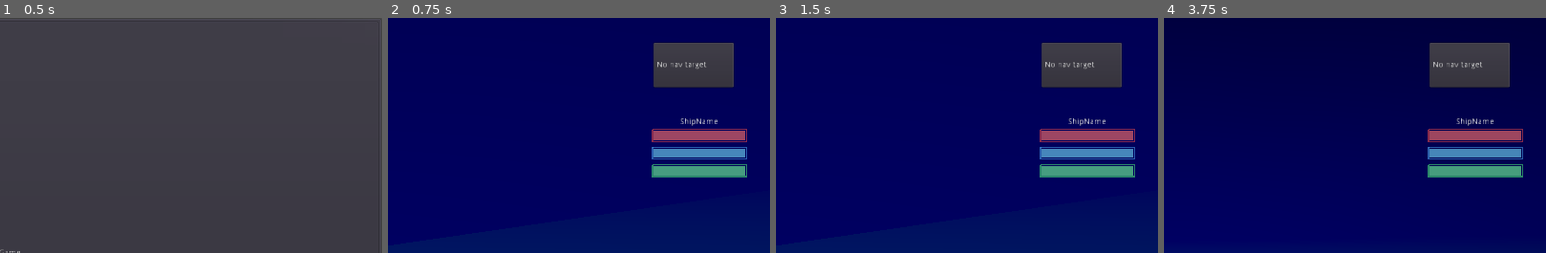
Above: before the commit, frames 1-4 (left to right).
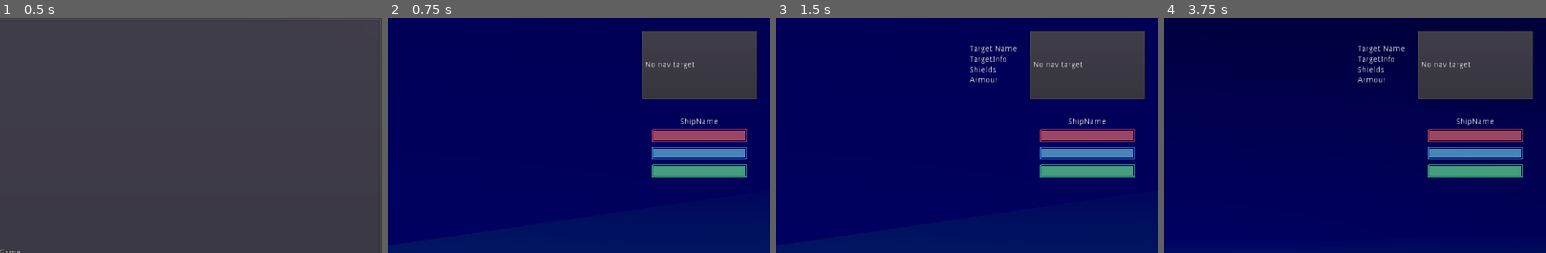
Above: after the commit, the same moments.

Repository: wraitii/WindRider
Game: Godot game, scene res://source/gui/MainMenu.tscn
The game is run twice, just before and just after one commit, with the same random seed, the same clock (stepped at 60 frames per second) and the same inputs.
Inputs:
- Up to frame 1 (0.5 s): no input
- Up to frame 2 (0.75 s): click "Start Game" at 0.5 s
- Up to frame 3 (1.5 s): tap Enter (ship_dock) at 1.25 s; hold Right (ship_rotate_right) from 1.28 s (still down); tap Tab (ship_next_target, bound only after the commit) at 1.35 s
- Up to frame 4 (3.75 s): tap Escape (ship_reset_systems) at 2, 2.75, 3.5 s; release Right (ship_rotate_right) at 2.03 s; hold Down (ship_reverse) 2.03-2.78 s; tap Enter (ship_dock) at 2.1 s; tap Tab (ship_next_target, bound only after the commit) at 2.3, 3.05 s; hold Right (ship_rotate_right) 2.78-3.53 s; tap Space (ship_fire) at 2.85 s; hold Up (ship_thrust) from 3.53 s (still down); tap C (switch_camera) at 3.6 s
The pictures show only the part of the screen within x 50-100%, y 0-50%; the shares and areas given below are measured in that part.

Frame 1 is identical in both runs. In frame 2, 5.1% of the frame differs, in the area x 66-97%, y 5-35%; in frame 3, 5.6%, in the area x 50-97%, y 5-35%; in frame 4, 5.4%.
Error in both runs: Unable to iterate on object of type 'Nil'. (res://source/game/Galaxy.gd:10)

Commit message:
Targeting systems (barebones but working)

Diff:
--- a/project.godot
+++ b/project.godot
@@ -96,6 +96,11 @@
 "events": [ Object(InputEventKey,"resource_local_to_scene":false,"resource_name":"","device":0,"alt":false,"shift":true,"control":false,"meta":false,"command":false,"pressed":false,"scancode":16777233,"unicode":0,"echo":false,"script":null)
  ]
 }
+ship_next_target={
+"deadzone": 0.5,
+"events": [ Object(InputEventKey,"resource_local_to_scene":false,"resource_name":"","device":0,"alt":false,"shift":false,"control":false,"meta":false,"command":false,"pressed":false,"scancode":16777218,"unicode":0,"echo":false,"script":null)
+ ]
+}
 
 [layer_names]
 
--- a/source/Core.gd
+++ b/source/Core.gd
@@ -30,11 +30,11 @@
 	NodeHelpers.queue_delete(get_node('/root/MainMenu'))
 
 	gameState.player = Player.instance()
-	gameState.playerShip = Ship.instance()
-	gameState.playerShip.init('Cycles')
-	gameState.playerShipID = gameState.playerShip.ID
+	var playerShip = Ship.instance()
+	playerShip = Ship.instance()
+	playerShip.init('Cycles')
+	gameState.player.ship = playerShip
 
-	gameState.player.setCurrentShip(gameState.playerShip)
 	get_node('/root').add_child(gameState.player)
 
 	gameState.playerShip.teleport('Sol', Vector2(20, 0))
--- a/source/game/GameStatus.gd
+++ b/source/game/GameStatus.gd
@@ -2,8 +2,21 @@
 
 var player = null;
 
-var playerShip = null
-var playerShipID = null
+var playerShip = null setget set_player_ship, get_player_ship;
+var playerShipID = null setget set_player_ship_id, get_player_ship_id;
+
+func set_player_ship(ship):
+	playerShip = ship;
+	playerShipID = ship.ID
+
+func get_player_ship(): return playerShip;
+
+func set_player_ship_id(ID):
+	playerShip = Core.outsideWorldSim.ship(ID);
+
+	playerShipID = ID
+
+func get_player_ship_id(): return playerShipID;
 
 # used to know which system to instance
 var currentSystem = null;
--- a/source/game/Player.gd
+++ b/source/game/Player.gd
@@ -1,6 +1,8 @@
 extends Node
 
-var ship setget setCurrentShip, get_current_ship
+var ship setget set_current_ship, get_current_ship
+
+signal player_ship_changed(ship)
 
 func _process(delta):
 	if Input.is_action_just_released('switch_camera'):
@@ -12,6 +14,9 @@
 	if Input.is_action_just_released('ship_reset_systems'):
 		ship.dockingProcedure = null;
 		ship.navSystem.reset()
+
+	if Input.is_action_just_released('ship_next_target'):
+		ship.targetingSystem.pick_new_target()
 
 	if Input.is_action_just_pressed('ship_fire'):
 		ship.start_firing();
@@ -37,9 +42,12 @@
 		ret.push_back([ship, c])
 	return ret;
 
-func setCurrentShip(s):
+func set_current_ship(s):
 	ship = s;
+	Core.gameState.playerShip = s;
+	emit_signal('player_ship_changed', ship)
 	ship.connect('got_chat', self, 'on_chat')
+	ship.targetingSystem.connect('lost_target', self, 'on_lost_target')
 
 func get_current_ship():
 	return ship;
@@ -51,6 +59,9 @@
 	chat.text += chatData.message + '\n'
 	pass
 
-func on_jump(from, to):
-	Core.gameState.jumpingFrom = from;
-	Core.jump()
+func on_lost_target(target):
+	var chat = Core.gameState.currentScene.get_node('Chat')
+	if len(chat.text) >= 100:
+		chat.text = ""
+	chat.text += 'Target lost.' + '\n'
+	pass
--- a/source/game/Ship.gd
+++ b/source/game/Ship.gd
@@ -8,12 +8,15 @@
 const Graphics = preload('res://source/graphics/Ship.tscn')
 
 var ID;
-export (String) var shipDataName;
 
 var dockingProcedure = null
+
+var data;
 
 # subsystems shorthand
 var navSystem;
+var weaponsSystem;
+var targetingSystem;
 var shipStats;
 
 ## Ship caracteristics
@@ -29,14 +32,19 @@
 	add_to_group('Ships', true)
 	pass
 
-func init(name):
+func _exit_tree():
+	print(get_signal_connection_list('tree_exiting'));
+
+func init(shipType):
 	Core.outsideWorldSim.assign_id(self);
 	navSystem = get_node('NavSystem');
+	weaponsSystem = get_node('WeaponsSystem');
+	targetingSystem = get_node('TargetingSystem');
 	shipStats = get_node('ShipStats')
 
-	shipDataName = name
-	var data = Core.shipsData.get(name)
+	data = Core.shipsData.get(shipType)
 	shipStats.init(data)
+	targetingSystem.init(null, self);
 
 	shields = stat('max_shields')
 	armour = stat('max_armour')
--- a/source/game/Ship.tscn
+++ b/source/game/Ship.tscn
@@ -1,9 +1,10 @@
-[gd_scene load_steps=6 format=2]
+[gd_scene load_steps=7 format=2]
 
 [ext_resource path="res://source/game/Ship.gd" type="Script" id=1]
 [ext_resource path="res://source/graphics/Ship.tscn" type="PackedScene" id=2]
 [ext_resource path="res://source/game/NavSystem.gd" type="Script" id=3]
 [ext_resource path="res://source/game/ShipStats.gd" type="Script" id=4]
+[ext_resource path="res://source/game/TargetingSystem.gd" type="Script" id=5]
 
 [sub_resource type="SphereShape" id=1]
 
@@ -25,3 +26,6 @@
 script = ExtResource( 4 )
 
 [node name="WeaponsSystem" type="Node" parent="."]
+
+[node name="TargetingSystem" type="Node" parent="."]
+script = ExtResource( 5 )
--- /dev/null
+++ b/source/game/TargetingSystem.gd
@@ -0,0 +1,63 @@
+extends Node
+
+### Targeting System
+## Targets ships
+
+var ownerShip = null;
+var ownerComponent = null;
+
+#### GUI signals
+signal target(ID)
+signal untarget(ID)
+
+## Player / AI signal
+signal lost_target(ID)
+
+# ship ID >> data
+var targets = {};
+
+class TargetingData:
+	var targetID;
+
+	func _init(t):
+		targetID = t;
+
+func init(c, s):
+	ownerShip = s;
+	ownerComponent = c;
+
+func pick_new_target():
+	## Should this be done using outsideworldMgr?
+	var ships = get_tree().get_nodes_in_group('Ships')
+
+	for ship in ships:
+		if ship == ownerShip:
+			continue
+		if ship.ID in targets:
+			continue
+		target(ship.ID)
+
+func target(shipID):
+	if targets.size() > 0:
+		clear_targets()
+	_add_target(shipID)
+
+func clear_targets():
+	for targetID in targets.keys():
+		emit_signal('untarget', targetID)
+	targets = {}
+
+func _add_target(shipID):
+	targets[shipID] = TargetingData.new(shipID)
+	var ship = Core.outsideWorldSim.ship(shipID)
+	print(shipID)
+	print(ship)
+	print(self)
+	ship.connect('tree_exiting', self, '_target_gone', [ship])
+	emit_signal('target', shipID)
+
+func _target_gone(node):
+	if node.ID in targets:
+		emit_signal('lost_target', node.ID)
+		targets.erase(node.ID)
+		emit_signal('untarget', node.ID)
--- /dev/null
+++ b/source/game/gui/Target.gd
@@ -0,0 +1,16 @@
+extends CenterContainer
+
+# actual node
+var target;
+
+func init(t):
+	target = weakref(t);
+
+func _process(delta):
+	assert(target.get_ref())
+
+	get_node('aligner/TargetInfo').text = target.get_ref().data.name;
+	var txt = "";
+	txt += 'Shields: ' + str(target.get_ref().shields) + '\n'
+	txt += 'Armour: ' + str(target.get_ref().armour) + '\n'
+	get_node('aligner/OtherTargetData').text = txt;
--- /dev/null
+++ b/source/game/gui/Target.tscn
@@ -0,0 +1,34 @@
+[gd_scene load_steps=2 format=2]
+
+[ext_resource path="res://source/game/gui/Target.gd" type="Script" id=1]
+
+[node name="TargetGUI" type="CenterContainer"]
+anchor_bottom = 1.0
+margin_right = 200.0
+grow_horizontal = 0
+grow_vertical = 0
+script = ExtResource( 1 )
+
+[node name="aligner" type="VBoxContainer" parent="."]
+margin_left = 59.0
+margin_top = 366.0
+margin_right = 140.0
+margin_bottom = 433.0
+
+[node name="TargetName" type="Label" parent="aligner"]
+margin_right = 81.0
+margin_bottom = 14.0
+text = "Target Name"
+
+[node name="TargetInfo" type="Label" parent="aligner"]
+margin_top = 18.0
+margin_right = 81.0
+margin_bottom = 32.0
+text = "TargetInfo"
+
+[node name="OtherTargetData" type="Label" parent="aligner"]
+margin_top = 36.0
+margin_right = 81.0
+margin_bottom = 67.0
+text = "Shields
+Armour"
--- /dev/null
+++ b/source/game/gui/TargetingSystemGUI.gd
@@ -0,0 +1,24 @@
+extends HBoxContainer
+
+func _enter_tree():
+	Core.gameState.player.connect('player_ship_changed', self, '_on_player_ship_change')
+	_on_player_ship_change(Core.gameState.playerShip)
+
+func _on_player_ship_change(ship):
+	ship.targetingSystem.connect('target', self, '_on_target')
+	ship.targetingSystem.connect('untarget', self, '_on_untarget')
+
+const TargetGUI = preload('res://source/game/gui/Target.tscn')
+
+# ID > GUI element
+var targets = {}
+
+func _on_target(targetID):
+	var target = TargetGUI.instance()
+	targets[targetID] = target
+	target.init(Core.outsideWorldSim.ship(targetID))
+	add_child(target)
+
+func _on_untarget(targetID):
+	remove_child(targets[targetID])
+	targets.erase(targetID)
--- a/source/game/ingame.tscn
+++ b/source/game/ingame.tscn
@@ -8,6 +8,7 @@
 [ext_resource path="res://source/game/gui/Radar.tscn" type="PackedScene" id=6]
 [ext_resource path="res://source/game/gui/ShipStatusGUI.tscn" type="PackedScene" id=7]
 [ext_resource path="res://source/game/gui/KestrelDriveRadar.tscn" type="PackedScene" id=8]
+[ext_resource path="res://source/game/gui/TargetingSystemGUI.gd" type="Script" id=9]
 
 [sub_resource type="ImageTexture" id=1]
 
@@ -56,10 +57,12 @@
 margin_right = 300.0
 
 [node name="NavSystem" parent="." instance=ExtResource( 5 )]
-anchor_left = 0.9
-anchor_top = 0.05
-anchor_right = 0.9
-anchor_bottom = 0.05
+anchor_left = 1.0
+anchor_right = 1.0
+margin_left = -220.0
+margin_top = 20.0
+margin_right = -20.0
+margin_bottom = 140.0
 
 [node name="RadarCenter" parent="." instance=ExtResource( 6 )]
 anchor_left = 1.0
@@ -88,3 +91,12 @@
 margin_top = -100.0
 margin_right = 20.0
 margin_bottom = -100.0
+
+[node name="TargetingSystem" type="HBoxContainer" parent="."]
+anchor_left = 0.2
+anchor_right = 1.0
+margin_top = 20.0
+margin_right = -240.0
+margin_bottom = 140.0
+alignment = 2
+script = ExtResource( 9 )
Not shown: 1 places in source/game/ingame.tscn that only renumber resources
